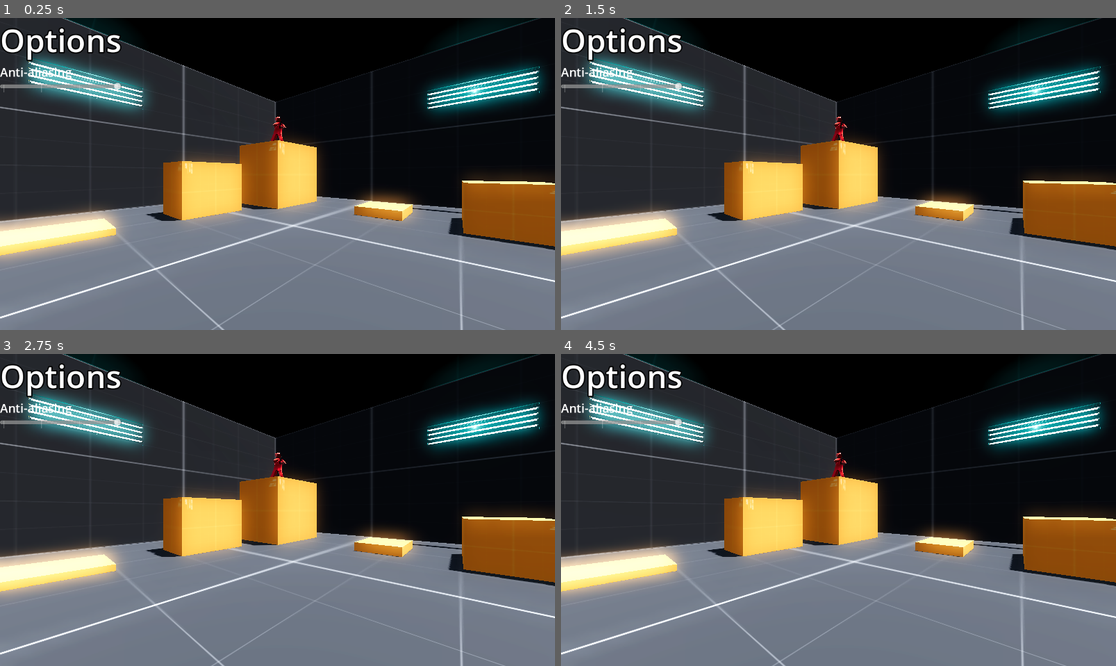
Above: before the commit, frames 1-4 (two rows, left to right).
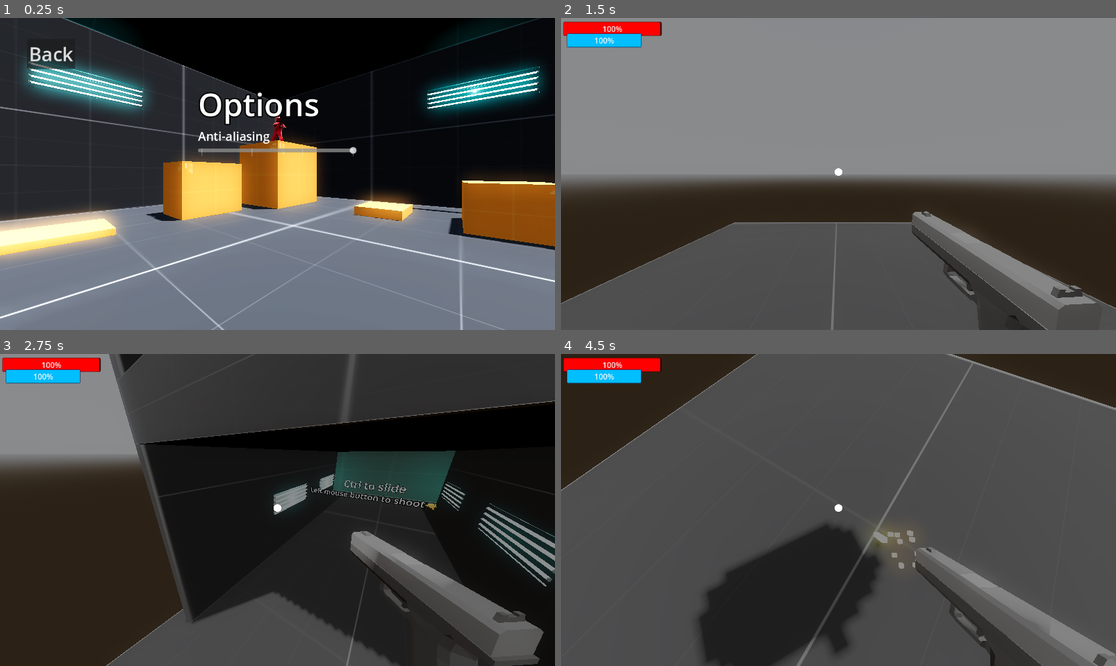
Above: after the commit, the same moments.

Repository: OliverSkogsrud/shooter-main
Game: Godot game, scene res://Scenes/main_menu.tscn
Two runs of this game, one before a commit and one after it. Both use one fixed random seed, a clock stepped at 60 frames per second and the inputs below. This scene is started directly instead of the project's main scene. A sky picture missing from this copy of the repository is replaced by a grey-blue gradient.
Inputs (mouse positions are in pixels of both pictures, inside the frame that each line leads up to):
- Up to frame 1 (0.25 s): no input
- Up to frame 2 (1.5 s): click (610, 52) at 0.5 s, where only the run after the commit has a clickable "Back"; click (838, 142) at 1.25 s, where only the run after the commit has a clickable "Play"
- Up to frame 3 (2.75 s): tap Enter (ui_accept) at 2, 2.27 s; move the mouse to (399, 494) at 2.02 s; tap A (a) at 2.1 s; click (399, 494) at 2.17 s; tap D (d) at 2.3 s
- Up to frame 4 (4.5 s): move the mouse to (727, 525) at 2.77 s; tap D (d) at 2.85 s; click (727, 525) at 2.92 s; tap Enter (ui_accept) at 3.02 s; tap S (s) at 3.05, 3.6 s; move the mouse to (894, 441) at 3.52 s; click (894, 441) at 3.67 s; tap W (w) at 3.8, 4.35 s; move the mouse to (810, 572) at 4.27 s; click (810, 572) at 4.42 s

The runs differ from the first frame. In frame 1, 3.1% of the frame differs, in the area x 0-65%, y 3-45%; in frame 2, 96%, in the area x 0-100%, y 0-100%; in frame 3, 81%; in frame 4, 96%.

Commit message:
Anti aliasing works i think

Diff:
--- a/Scenes/main_menu.tscn
+++ b/Scenes/main_menu.tscn
@@ -155,9 +155,18 @@
 grow_vertical = 2
 
 [node name="VBoxContainer" type="VBoxContainer" parent="Options/Control"]
-layout_mode = 0
-offset_right = 40.0
-offset_bottom = 40.0
+layout_mode = 1
+anchors_preset = 8
+anchor_left = 0.5
+anchor_top = 0.5
+anchor_right = 0.5
+anchor_bottom = 0.5
+offset_left = -165.0
+offset_top = -191.0
+offset_right = 165.0
+offset_bottom = 191.0
+grow_horizontal = 2
+grow_vertical = 2
 
 [node name="Options" type="Label" parent="Options/Control/VBoxContainer"]
 layout_mode = 2
@@ -177,7 +186,17 @@
 tick_count = 4
 ticks_on_borders = true
 
+[node name="Back" type="Button" parent="Options/Control"]
+layout_mode = 0
+offset_left = 56.0
+offset_top = 43.0
+offset_right = 101.0
+offset_bottom = 74.0
+theme_override_font_sizes/font_size = 40
+text = "Back"
+
 [connection signal="pressed" from="mainUi/Control/VBoxContainer/play" to="." method="_on_play_pressed"]
 [connection signal="pressed" from="mainUi/Control/VBoxContainer/options" to="." method="_on_options_pressed"]
 [connection signal="pressed" from="mainUi/Control/VBoxContainer/exit" to="." method="_on_exit_pressed"]
 [connection signal="value_changed" from="Options/Control/VBoxContainer/HSlider" to="." method="_on_h_slider_value_changed"]
+[connection signal="pressed" from="Options/Control/Back" to="." method="_on_back_pressed"]
--- a/scripts/main_menu.gd
+++ b/scripts/main_menu.gd
@@ -48,3 +48,9 @@
 		anti_aliasing_text.text = "Anti-Aliasing: 8x"
 		ProjectSettings.set_setting("Rendering/Anti Aliasing/Quality/MSAA 3D", 4)
 		ProjectSettings.save()
+
+
+
+func _on_back_pressed():
+	main_ui.visible = true
+	options.visible = false
